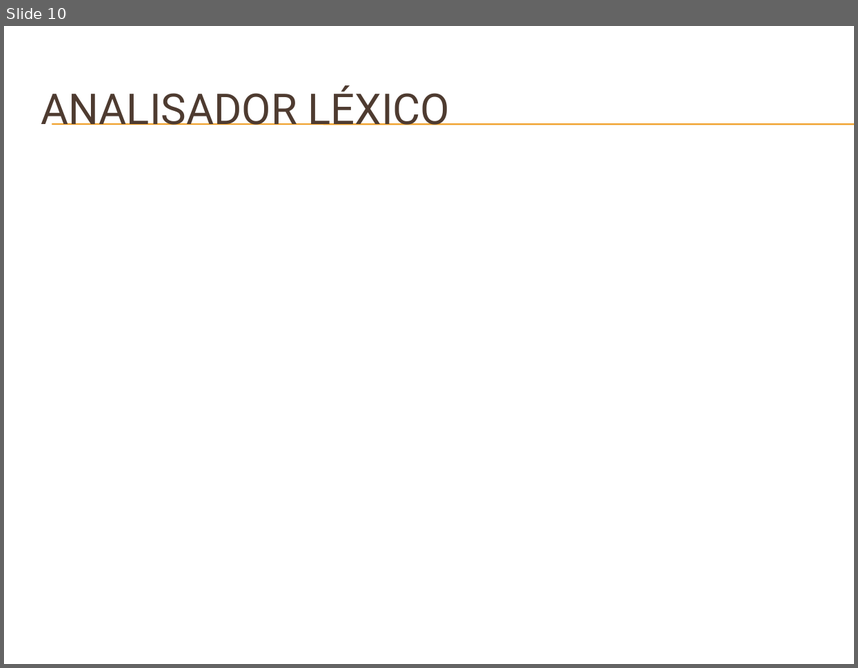
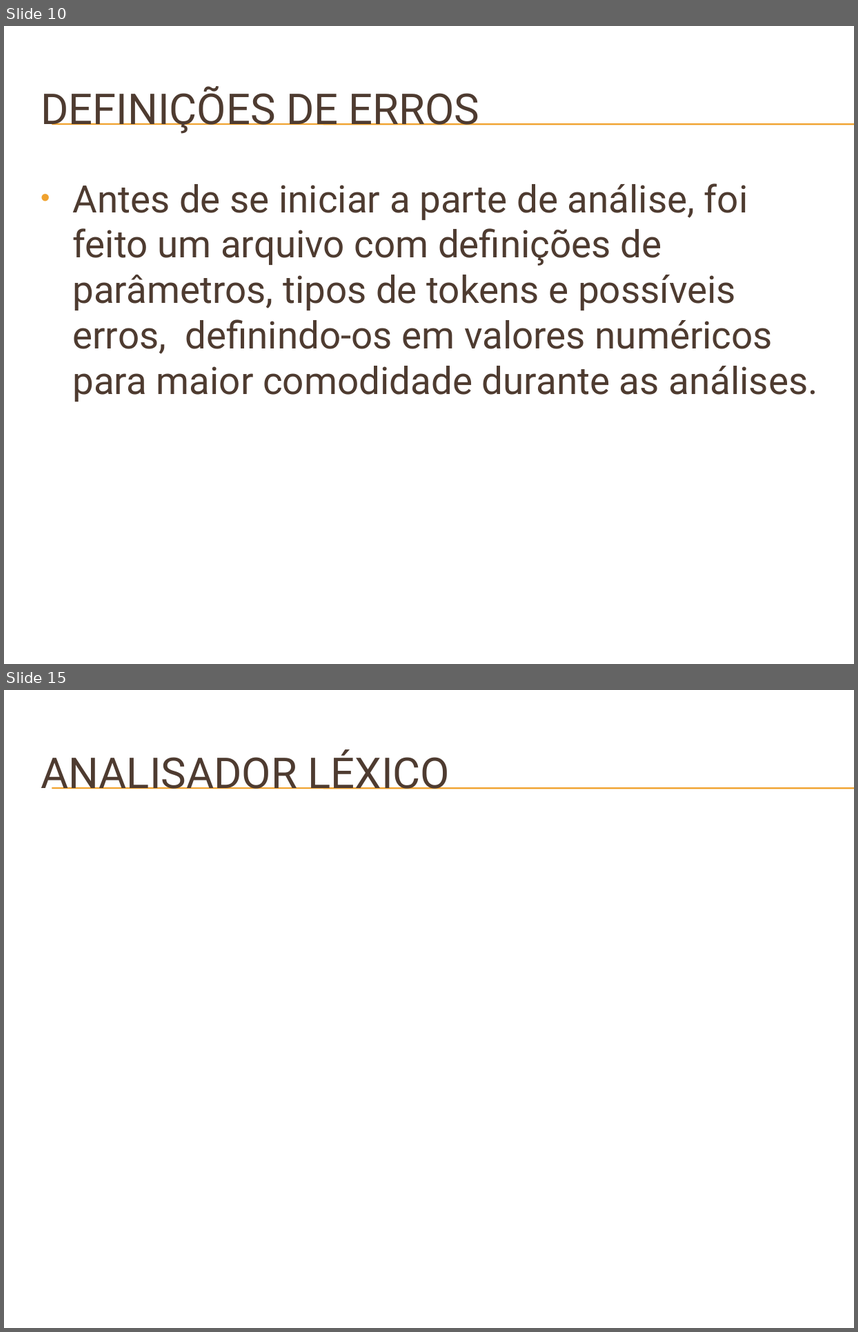
Before and after one commit to badershs/mips-assembler-unb, a slide deck: doc/Apresentação do GMAG – Software Básico.pptx. Shown one above the other, each under a label of ours: slide 10 before the commit, slides 10 and 15 after it; the slides between them are not shown. The pictures are 858x668 and 858x1332 pixels, drawn with LibreOffice and Linux fonts; fonts in the diff are those of the drawing; background and template pictures are left out. Boxes give left, top, right and bottom in pixels: in the first picture for what was removed or moved away, otherwise in the second. Text is boxed around its words. In the diff, an @@ line names an element or a change of style, - is before the commit and + after.

```diff
--- a/doc/Apresentação do GMAG – Software Básico.pptx
+++ b/doc/Apresentação do GMAG – Software Básico.pptx
@@ slide 10 added at <box>4,26,854,664</box>, background picture (left out); not listed: 2 template elements that a slide beside it also shows @@
@@ title added at <box>41,86,480,134</box>, 36 pt, text #4E3B30 @@
+DEFINIÇÕES DE ERROS
@@ text added at <box>72,183,818,401</box>, 32 pt, text #4E3B30 @@
+• Antes de se iniciar a parte de análise, foi feito um arquivo com definições de parâmetros, tipos de tokens e possíveis erros, definindo-os em valores numéricos para maior comodidade durante as análises.
@@ what was slide 10 is now slide 15 @@
```
Also in this commit, not shown: 2 slides changed, 15 other slides added, 15 slides removed.
